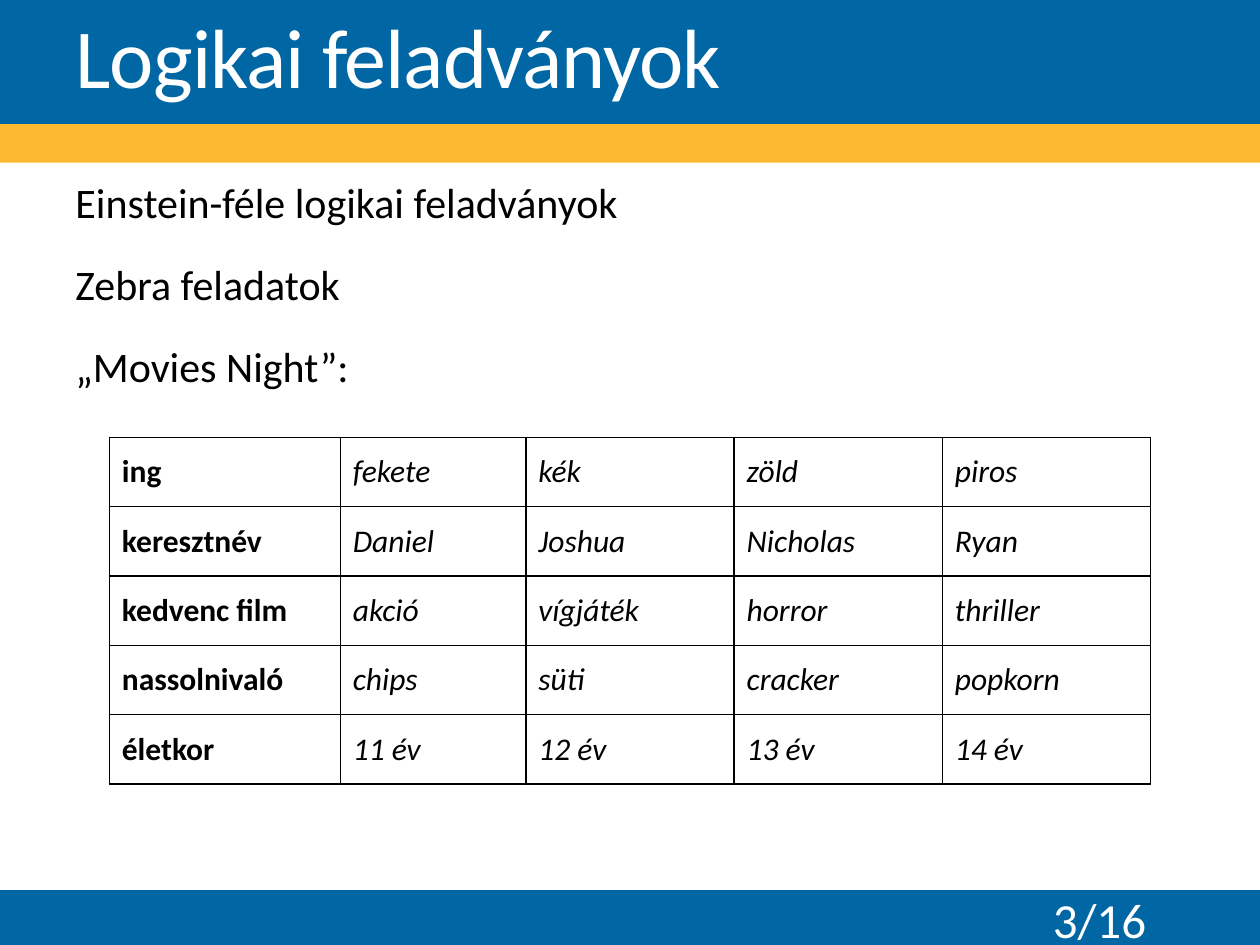
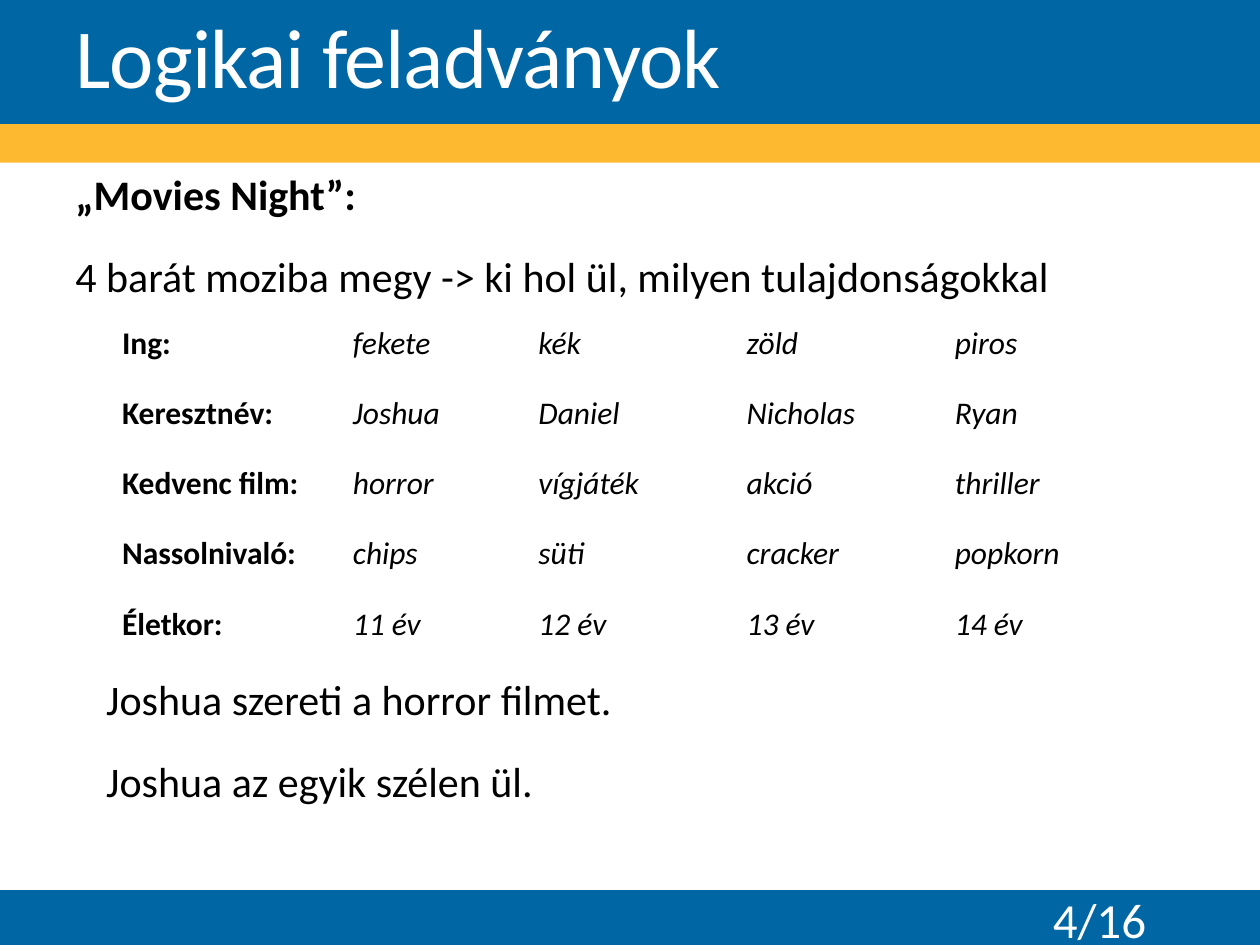
Before and after one commit to Teaching-projects/SZE-Peku221b, a slide deck: slide 4 of CP_Dolgozat/Előadás/Logikai feladványok megoldása korlátprogramozással.pptx (slide 3 before the commit). Drawn at 1260x945 pixels with LibreOffice and Linux fonts; fonts in the diff are those of the drawing; background and template pictures are left out. Boxes give left, top, right and bottom in pixels: in the first picture for what was removed or moved away, otherwise in the second. Text is boxed around its words. In the diff, an @@ line names an element or a change of style, - is before the commit and + after.

```diff
--- a/CP_Dolgozat/Előadás/Logikai feladványok megoldása korlátprogramozással.pptx
+++ b/CP_Dolgozat/Előadás/Logikai feladványok megoldása korlátprogramozással.pptx
@@ text "„Movies Night”:" moved from (x1=75, y1=188, x2=618, y2=390) to (x1=75, y1=179, x2=1048, y2=300) @@
@@ text at (x1=75, y1=179, x2=355, y2=217): bold on in "„Movies Night”:" @@
@@ text at (x1=75, y1=188, x2=618, y2=301): paragraphs removed @@
-Einstein-féle logikai feladványok
-Zebra feladatok
@@ text at (x1=75, y1=262, x2=1048, y2=300): paragraph added @@
+4 barát moziba megy -> ki hol ül, milyen tulajdonságokkal
@@ table at (x1=110, y1=309, x2=1149, y2=659) @@
-row 1, column 1: ing
+row 1, column 1: Ing:
-row 2: keresztnév | Daniel | Joshua | Nicholas | Ryan
+row 2: Keresztnév: | Joshua | Daniel | Nicholas | Ryan
-row 3: kedvenc film | akció | vígjáték | horror | thriller
+row 3: Kedvenc film: | horror | vígjáték | akció | thriller
-row 4, column 1: nassolnivaló
+row 4, column 1: Nassolnivaló:
-row 5, column 1: életkor
+row 5, column 1: Életkor:
@@ borders changed @@
@@ table moved from (x1=110, y1=437, x2=1149, y2=784) to (x1=110, y1=309, x2=1149, y2=659) @@
@@ text added at (x1=106, y1=685, x2=612, y2=805), 24 pt, text #000000 @@
+Joshua szereti a horror filmet.
+Joshua az egyik szélen ül.
@@ page number at (x1=1053, y1=904, x2=1146, y2=940): text changed @@
-3/16
+4/16
```
Also in this commit, not shown: 2 other slides changed, 6 slides added, 3 other files.
